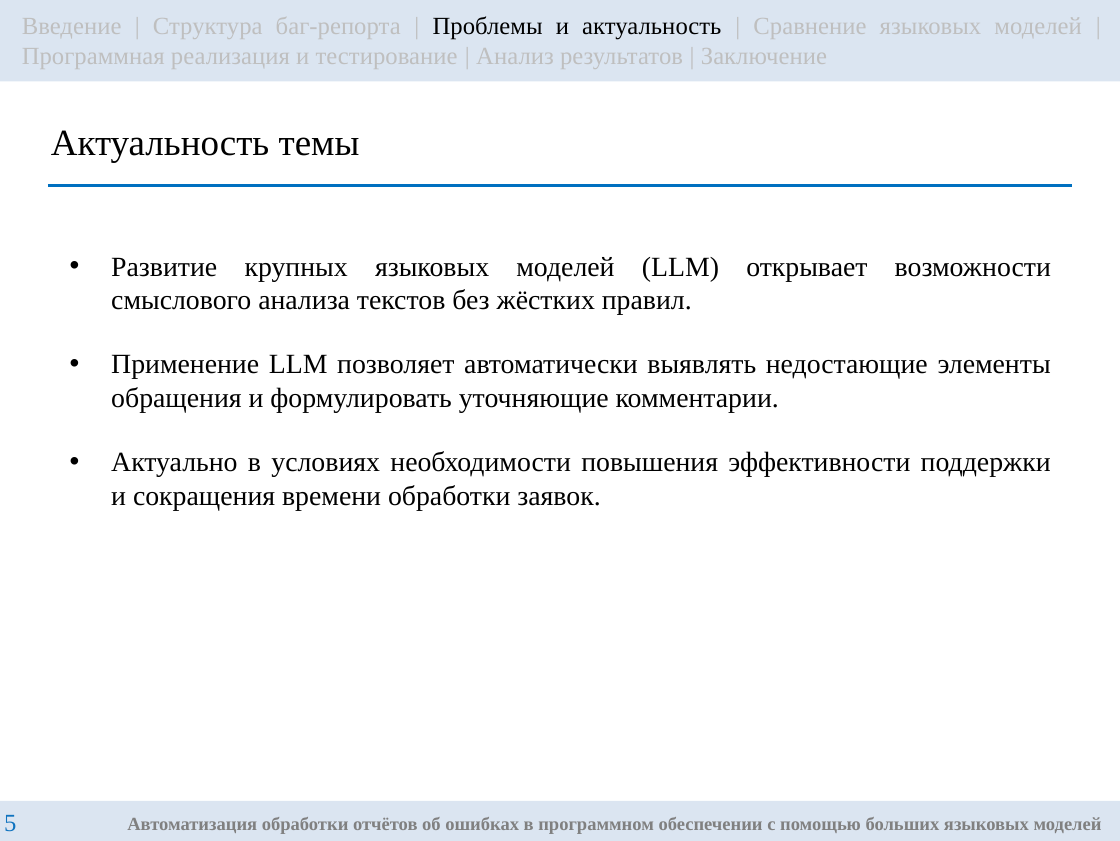
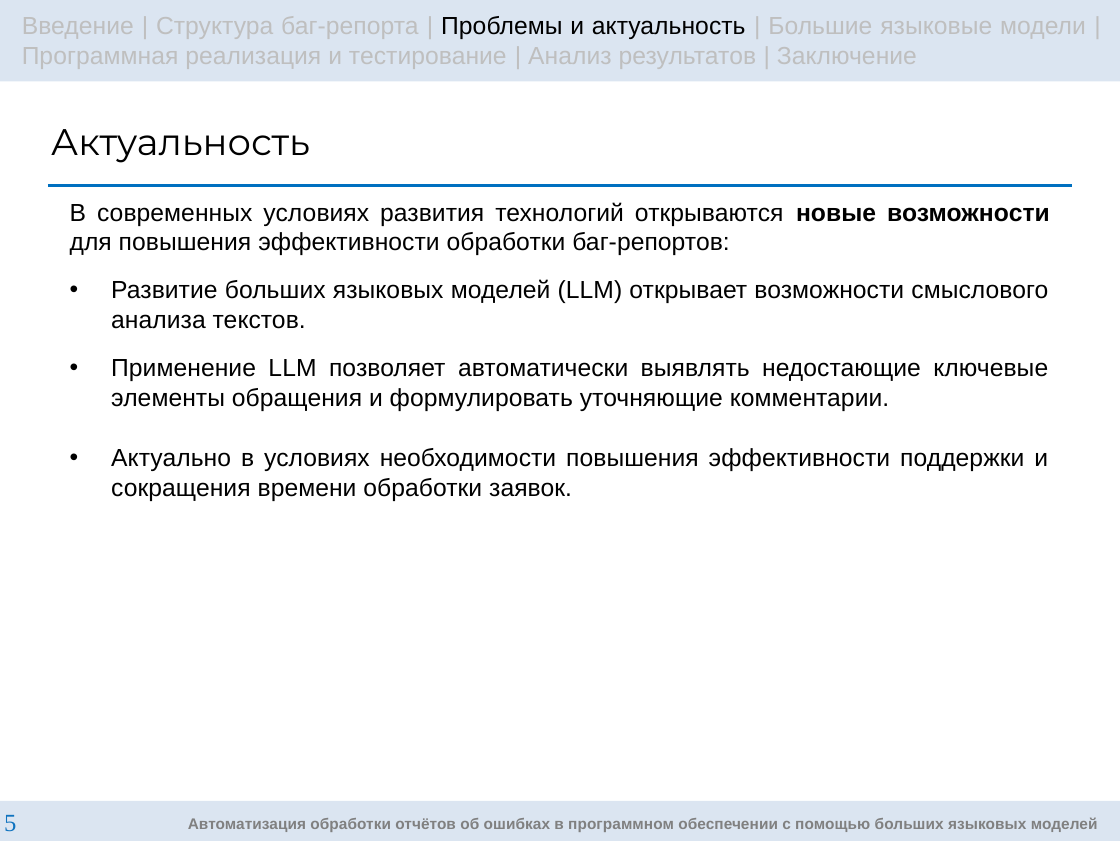
Before and after one commit to g3ntIeman/VKR_Gunko_Nikita, a slide deck: slide 5 of masters/ВКР/Презентация/GunkoNM_RK6-42M_Presentation.pptx. Drawn at 1120x841 pixels with LibreOffice and Linux fonts; fonts in the diff are those of the drawing. Boxes give left, top, right and bottom in pixels: in the first picture for what was removed or moved away, otherwise in the second. Text is boxed around its words. In the diff, an @@ line names an element or a change of style, - is before the commit and + after.

```diff
--- a/masters/ВКР/Презентация/GunkoNM_RK6-42M_Presentation.pptx
+++ b/masters/ВКР/Презентация/GunkoNM_RK6-42M_Presentation.pptx
@@ text in rectangle at (x1=22, y1=16, x2=1086, y2=69): text changed; font Times New Roman to Arial @@
-Введение | Структура баг-репорта | Проблемы и актуальность | Сравнение языковых моделей | Программная реализация и тестирование | Анализ результатов | Заключение
+Введение | Структура баг-репорта | Проблемы и актуальность | Большие языковые модели | Программная реализация и тестирование | Анализ результатов | Заключение
@@ title at (x1=51, y1=129, x2=310, y2=163): text changed; font Times New Roman to Montserrat @@
-Актуальность темы
+Актуальность
@@ text at (x1=70, y1=202, x2=1050, y2=411): text changed; size 9 to 8 pt; font Times New Roman to Arial @@
-• Развитие крупных языковых моделей (LLM) открывает возможности смыслового анализа текстов без жёстких правил.
-• Применение LLM позволяет автоматически выявлять недостающие элементы обращения и формулировать уточняющие комментарии.
+В современных условиях развития технологий открываются новые возможности для повышения эффективности обработки баг-репортов:
+• Развитие больших языковых моделей (LLM) открывает возможности смыслового анализа текстов.
+• Применение LLM позволяет автоматически выявлять недостающие ключевые элементы обращения и формулировать уточняющие комментарии.
@@ text at (x1=111, y1=448, x2=1048, y2=501): size 9 to 8 pt, font Times New Roman to Arial in "Актуально в условиях необходимости повышения эффективности п ..." @@
@@ rectangle "Автоматизация обработки отчётов об ошибках ..." at (x1=0, y1=800, x2=1120, y2=841): size 6 to 5 pt, font Times New Roman to Arial @@
```
Also in this commit, not shown: 16 other slides changed, 5 slides added, 1 other file.
